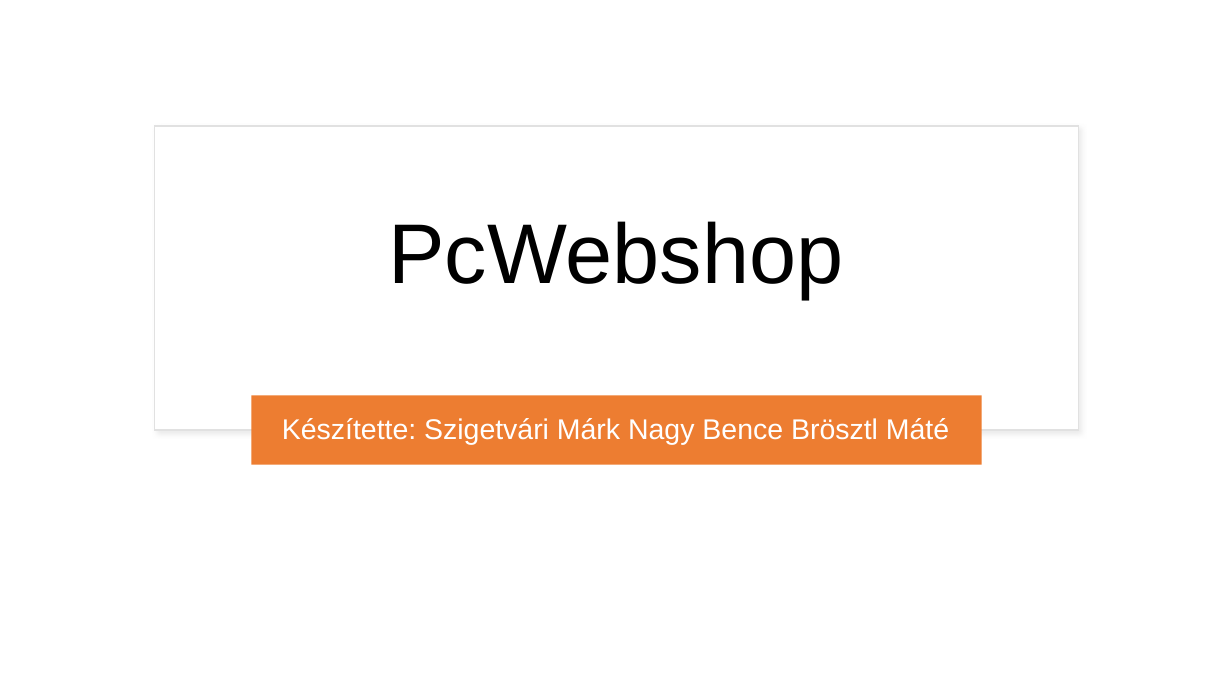
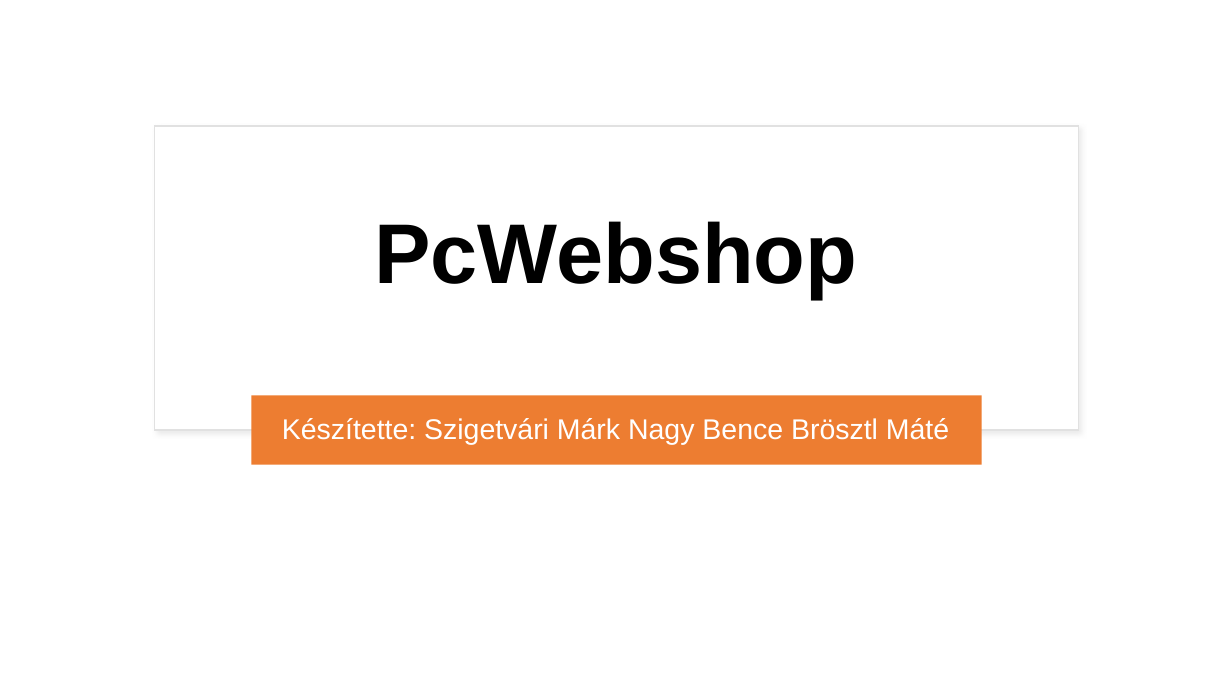
Before and after one commit to SzigetvariMark/pcweb, a slide deck: slide 1 of Bemutato.pptx. Drawn at 1232x693 pixels with LibreOffice and Linux fonts; fonts in the diff are those of the drawing. Boxes give left, top, right and bottom in pixels: in the first picture for what was removed or moved away, otherwise in the second. Text is boxed around its words. In the diff, an @@ line names an element or a change of style, - is before the commit and + after.

```diff
--- a/Bemutato.pptx
+++ b/Bemutato.pptx
@@ title "PcWebshop" at (374,221,857,299): bold on @@
```
Also in this commit, not shown: 7 other slides changed, 4 slides added, 3 slides removed, 1 other file.
